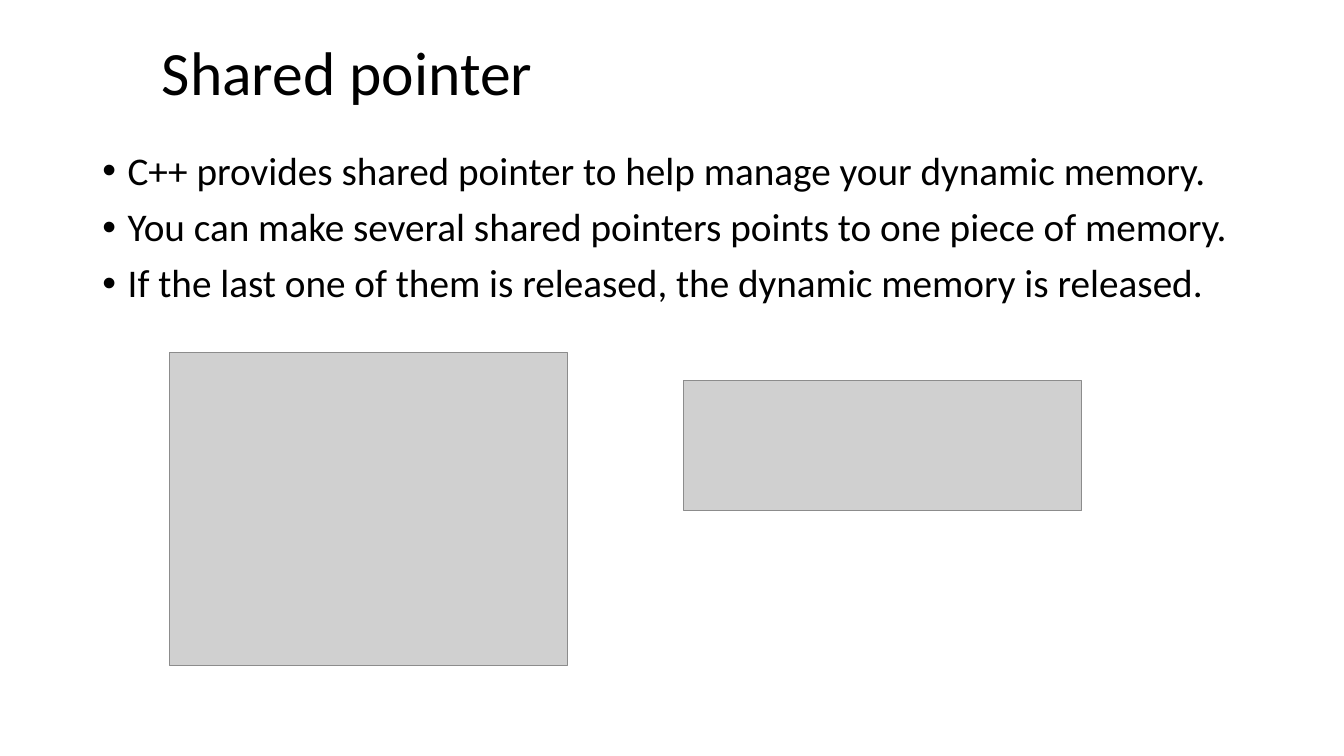
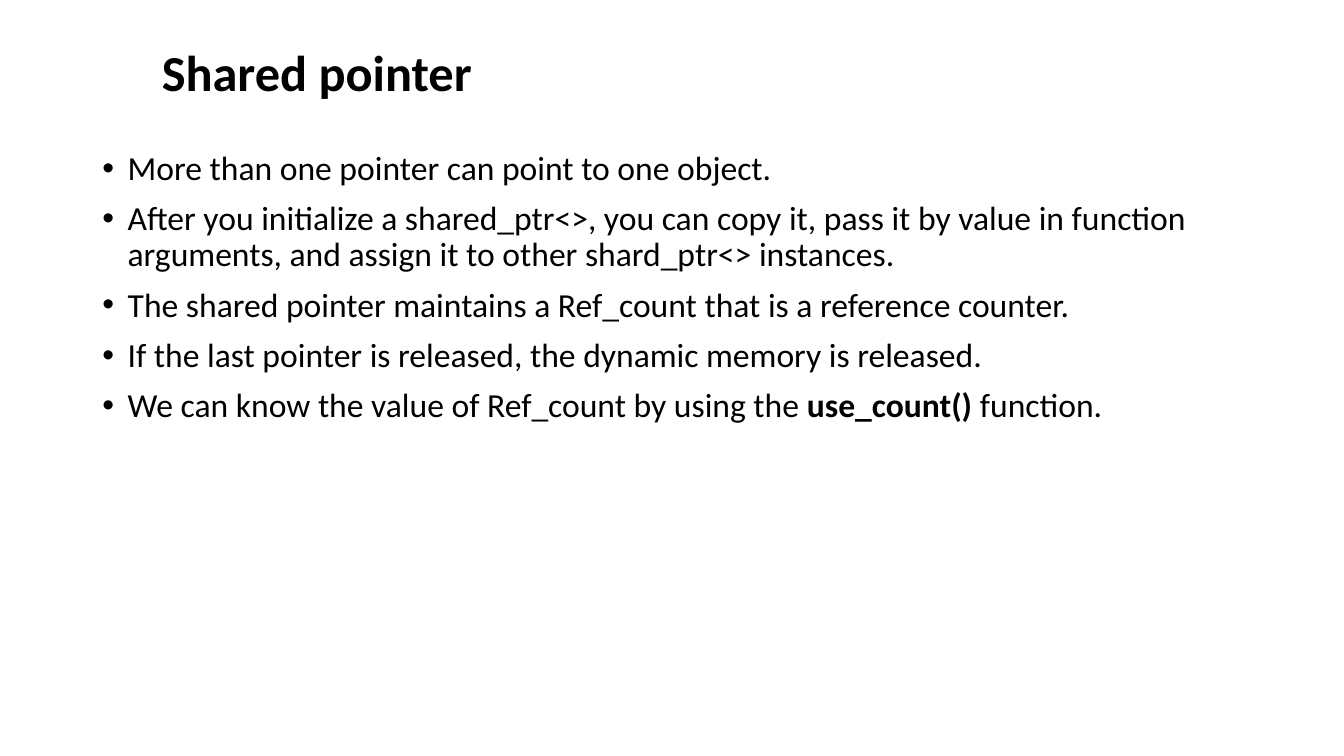
Before and after one commit to ShiqiYu/CPP, a slide deck: slide 11 of week11/Lab11.pptx. Drawn at 1344x756 pixels with LibreOffice and Linux fonts; fonts in the diff are those of the drawing; grey boxes stand for pictures; background and template pictures are left out. Boxes give left, top, right and bottom in pixels: in the first picture for what was removed or moved away, otherwise in the second. Text is boxed around its words. In the diff, an @@ line names an element or a change of style, - is before the commit and + after.

```diff
--- a/week11/Lab11.pptx
+++ b/week11/Lab11.pptx
@@ title "Shared pointer" at [162,55,472,99]: size 44 to 36 pt, bold on @@
@@ text at [128,156,1186,423]: text changed; size 28 to 24 pt @@
-• C++ provides shared pointer to help manage your dynamic memory.
-• You can make several shared pointers points to one piece of memory.
-• If the last one of them is released, the dynamic memory is released.
+• More than one pointer can point to one object.
+• After you initialize a shared_ptr<>, you can copy it, pass it by value in function arguments, and assign it to other shard_ptr<> instances.
+• The shared pointer maintains a Ref_count that is a reference counter.
+• If the last pointer is released, the dynamic memory is released.
+• We can know the value of Ref_count by using the use_count() function.
@@ picture removed at [169,353,568,665] @@
@@ picture removed at [684,380,1082,510] @@
```
Also in this commit, not shown: 4 other slides changed, 4 slides added, 2 slides removed, 1 other file.
